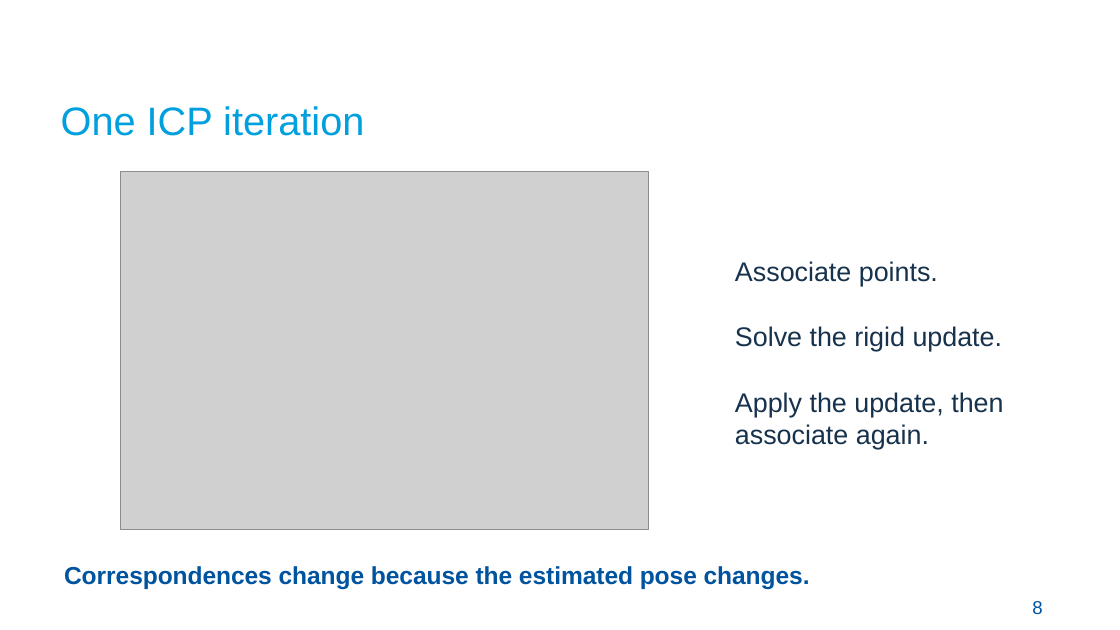
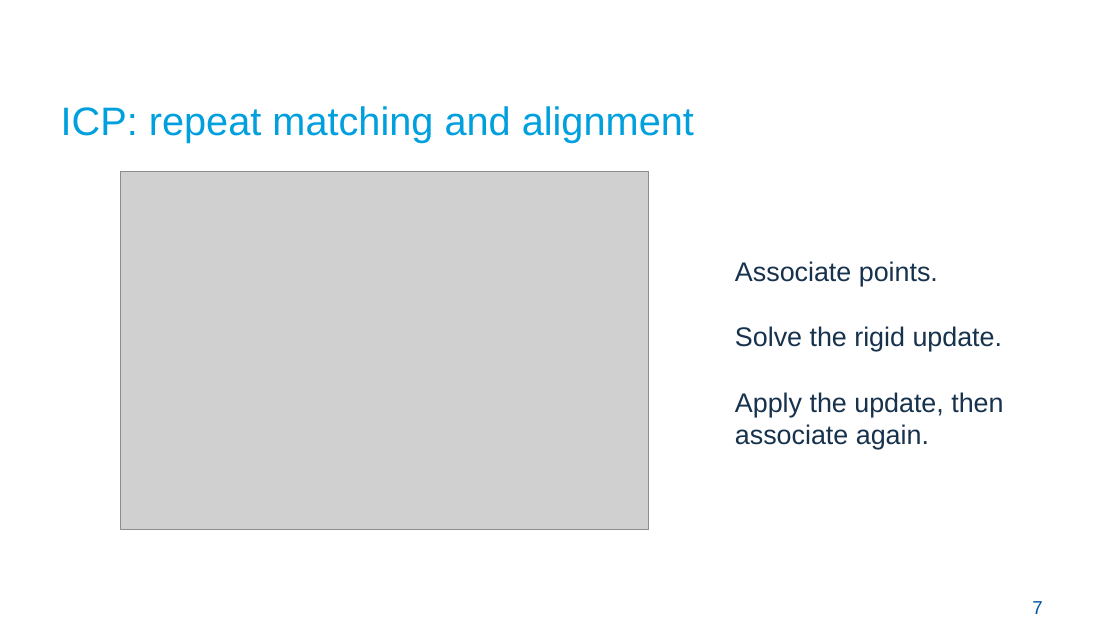
Before and after one commit to Croquembouche/Intro2AV-CourseContent, a slide deck: slide 7 of 2026/Presentations/Lecture 5 Localization for Autonomous Driving.pptx (slide 8 before the commit). Drawn at 1120x630 pixels with LibreOffice and Linux fonts; fonts in the diff are those of the drawing; grey boxes stand for pictures; background and template pictures are left out. Boxes give left, top, right and bottom in pixels: in the first picture for what was removed or moved away, otherwise in the second. Text is boxed around its words. In the diff, an @@ line names an element or a change of style, - is before the commit and + after.

```diff
--- a/2026/Presentations/Lecture 5 Localization for Autonomous Driving.pptx
+++ b/2026/Presentations/Lecture 5 Localization for Autonomous Driving.pptx
@@ text at [61,106,694,143]: text changed @@
-One ICP iteration
+ICP: repeat matching and alignment
@@ text removed at [64,566,810,589] @@
-Correspondences change because the estimated pose changes.
@@ text at [1032,601,1042,614]: text changed @@
-8
+7
```
Also in this commit, not shown: 21 other slides changed, 13 slides added, 9 slides removed, 8 other files.
